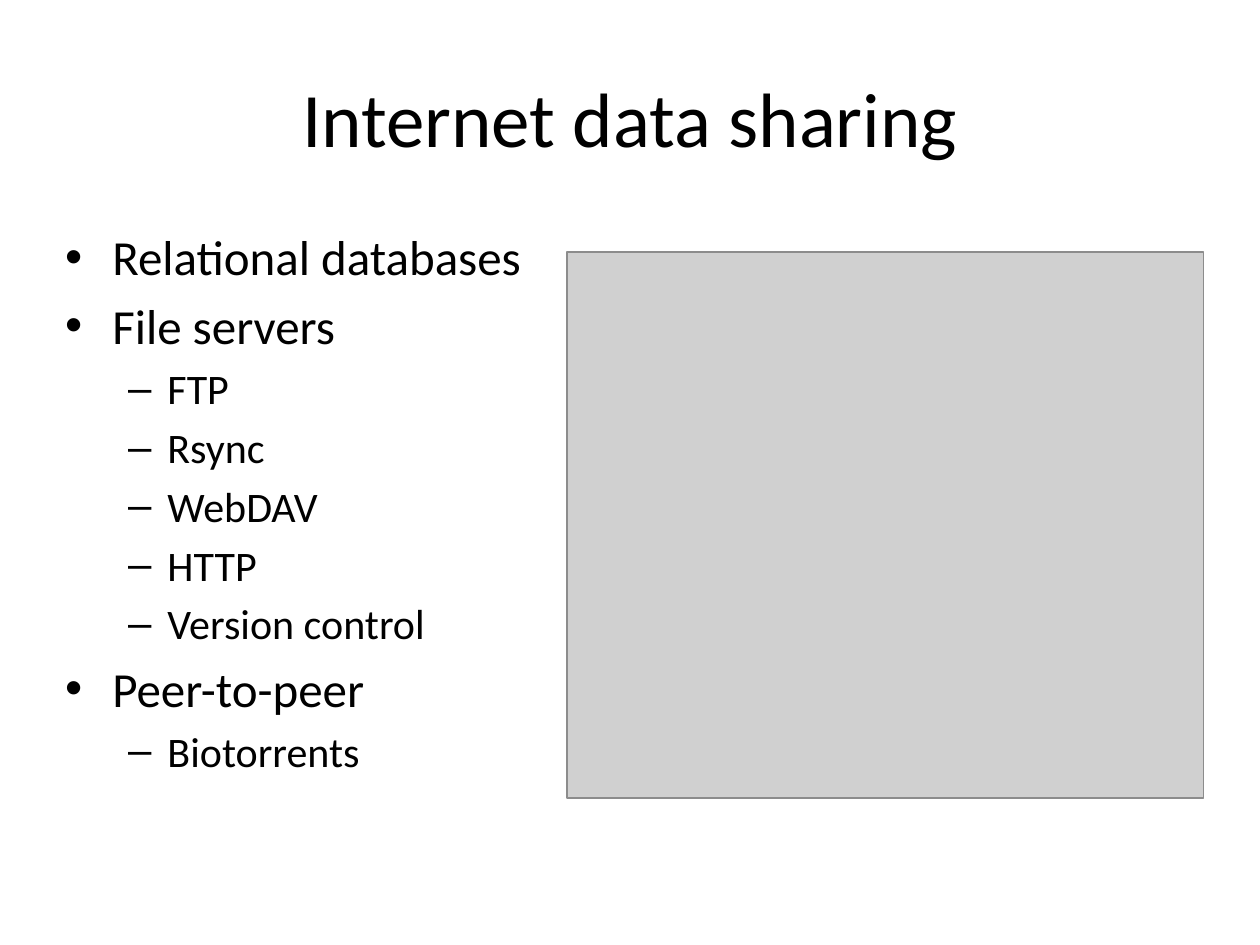
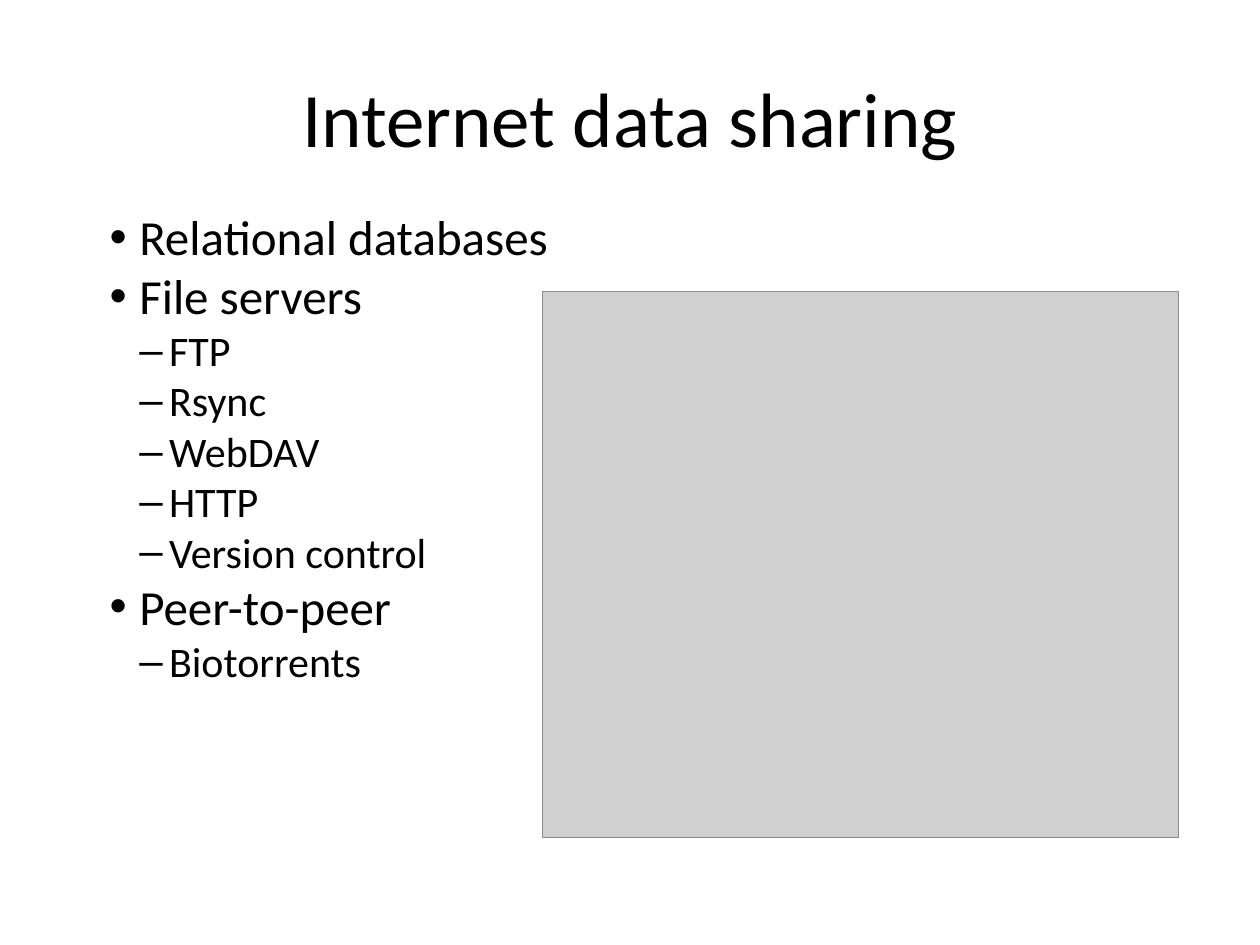
Before and after one commit to naturalis/arangs, a slide deck: slide 6 of doc/slides/day4/session2/DataSharing.pptx. Drawn at 1260x945 pixels with LibreOffice and Linux fonts; fonts in the diff are those of the drawing; grey boxes stand for pictures. Boxes give left, top, right and bottom in pixels: in the first picture for what was removed or moved away, otherwise in the second. Text is boxed around its words. In the diff, an @@ line names an element or a change of style, - is before the commit and + after.

```diff
--- a/doc/slides/day4/session2/DataSharing.pptx
+++ b/doc/slides/day4/session2/DataSharing.pptx
@@ text "Relational databases": place and size @@
-text "Relational databases" at bbox=[112, 241, 521, 768]
+text "Relational databases" at bbox=[139, 221, 548, 678]
@@ text "Relational databases" at bbox=[139, 221, 548, 678]: indent changed; less space between paragraphs @@
@@ picture: place and size @@
-picture at bbox=[567, 252, 1203, 798]
+picture at bbox=[542, 291, 1178, 837]
```
Also in this commit, not shown: 7 other slides changed, 1 slide added, 1 slide removed, 1 other file.
